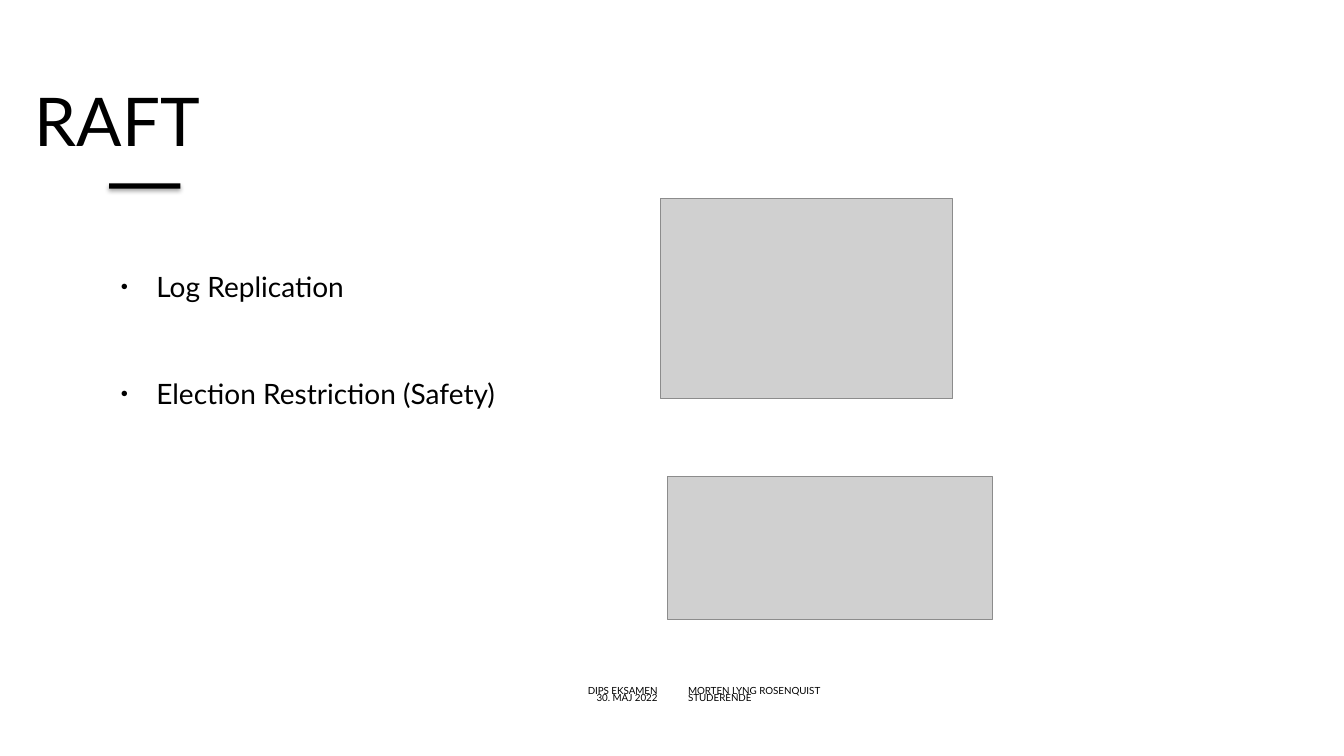
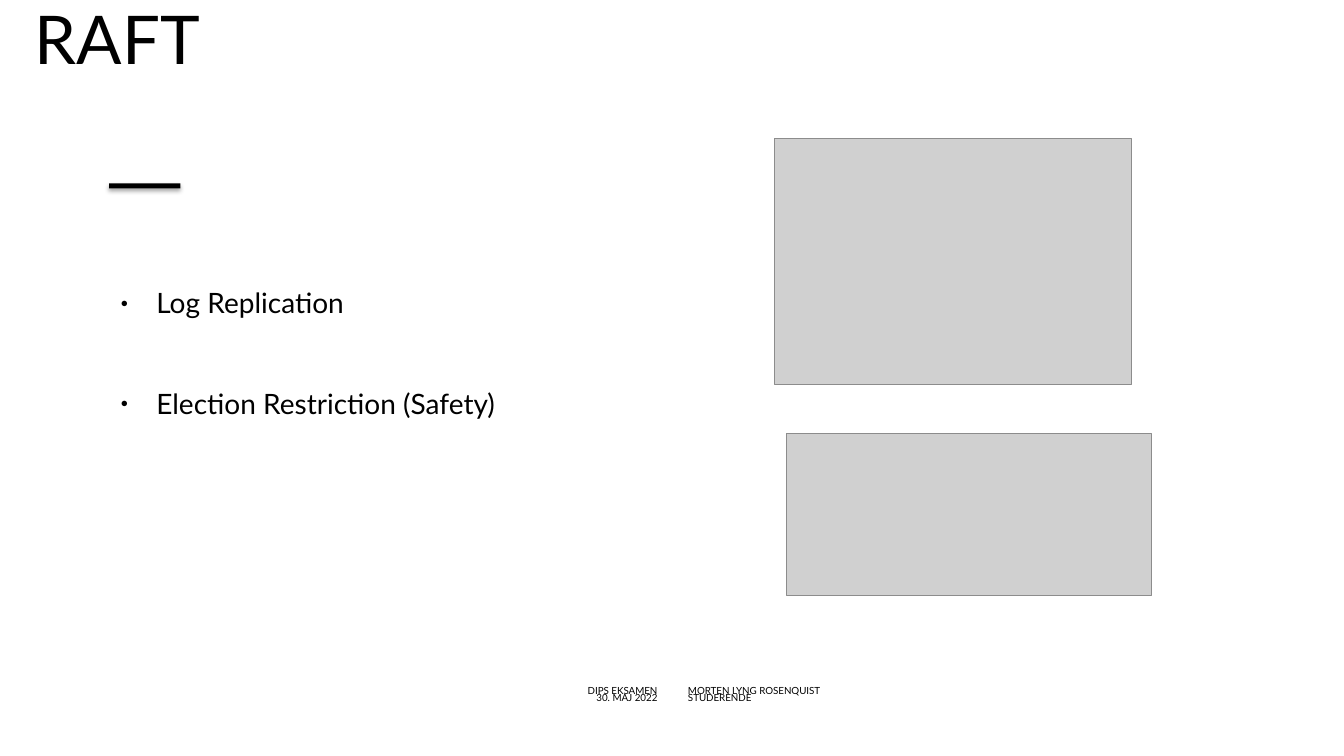
Before and after one commit to mlRosenquist/au-mlr-distributed-and-pervasive-systems, a slide deck: slide 17 of Præsentation.pptx (slide 18 before the commit). Drawn at 1344x756 pixels with LibreOffice and Linux fonts; fonts in the diff are those of the drawing; grey boxes stand for pictures; background and template pictures are left out. Boxes give left, top, right and bottom in pixels: in the first picture for what was removed or moved away, otherwise in the second. Text is boxed around its words. In the diff, an @@ line names an element or a change of style, - is before the commit and + after.

```diff
--- a/Præsentation.pptx
+++ b/Præsentation.pptx
@@ title "RAFT": place and size @@
-title "RAFT" at box(35, 98, 200, 146)
+title "RAFT" at box(35, 16, 200, 64)
@@ picture: place and size @@
-picture at box(660, 199, 953, 399)
+picture at box(774, 139, 1131, 384)
@@ text "Log Replication" rewrapped from box(156, 276, 495, 409) to box(156, 292, 495, 419) @@
@@ picture: place and size @@
-picture at box(667, 476, 992, 620)
+picture at box(787, 435, 1151, 596)
```
Also in this commit, not shown: 26 other slides changed, 9 slides added, 3 slides removed, 1 other file.
